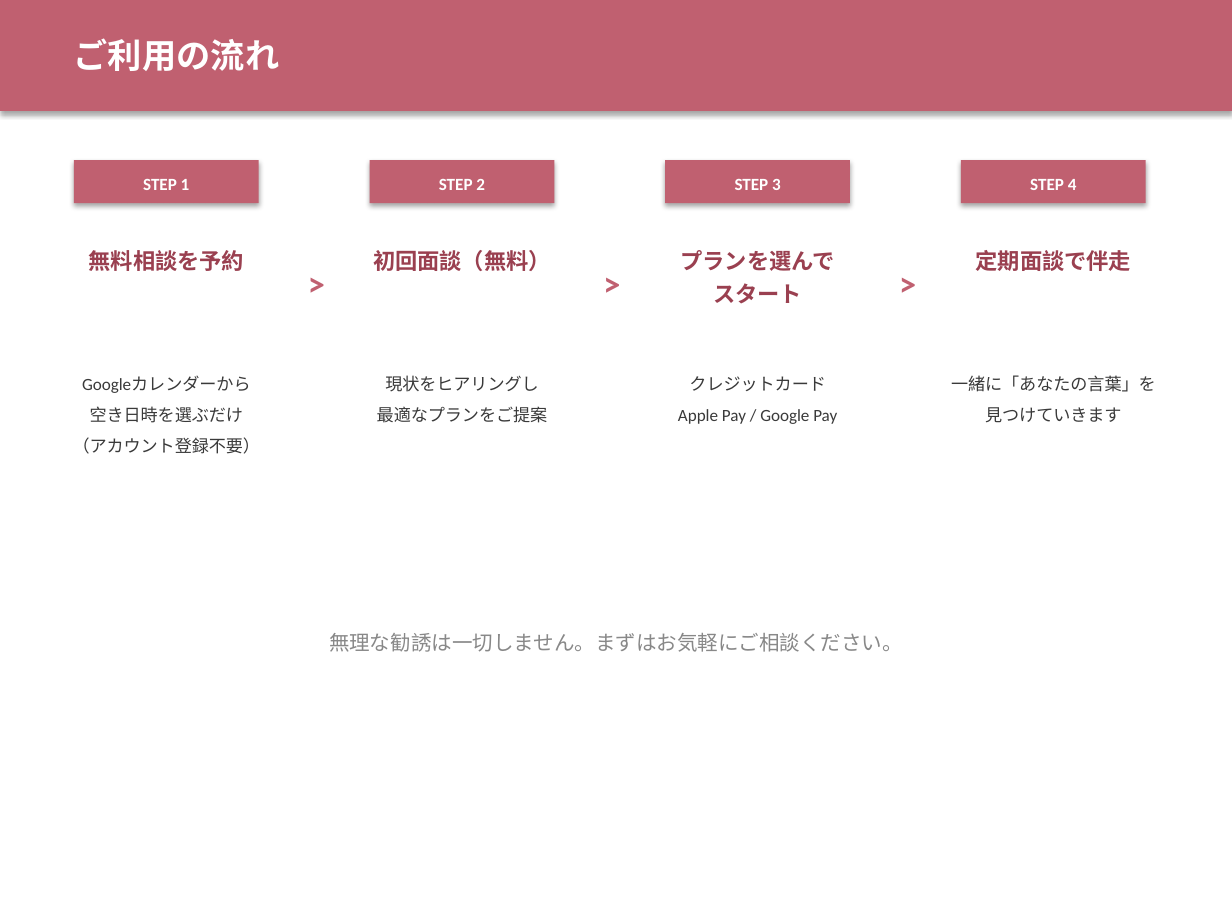
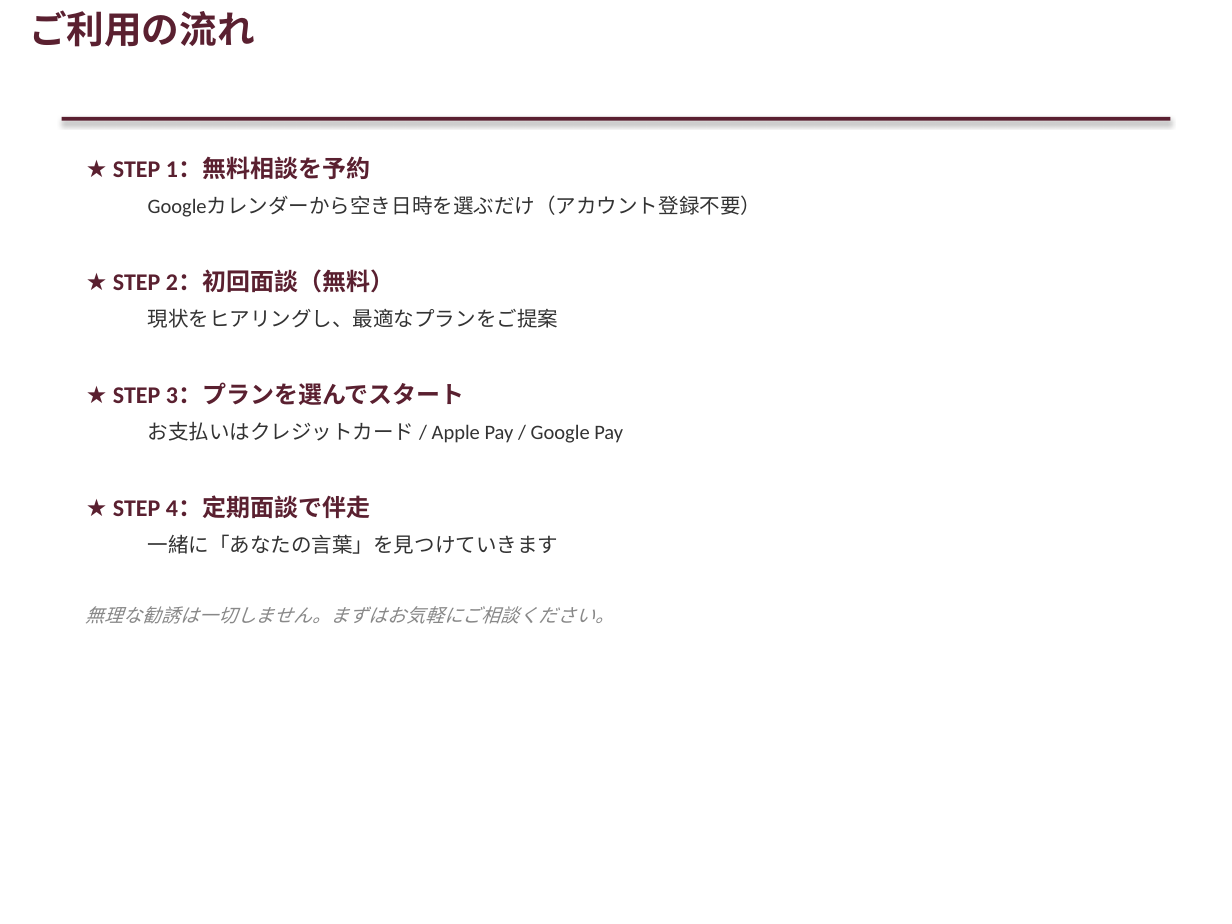
Before and after one commit to mai-san447/hanasaku-career, a slide deck: slide 9 of docs/hanasaku_service_overview.pptx. Drawn at 1232x924 pixels with LibreOffice and Linux fonts; fonts in the diff are those of the drawing. Boxes give left, top, right and bottom in pixels: in the first picture for what was removed or moved away, otherwise in the second. Text is boxed around its words. In the diff, an @@ line names an element or a change of style, - is before the commit and + after.

```diff
--- a/docs/hanasaku_service_overview.pptx
+++ b/docs/hanasaku_service_overview.pptx
@@ text "ご利用の流れ": place and size @@
-text "ご利用の流れ" at bbox=[74, 38, 280, 71]
+text "ご利用の流れ" at bbox=[29, 10, 255, 47]
@@ text "ご利用の流れ" at bbox=[29, 10, 255, 47]: size 20 to 22 pt, text colour #FFFFFF to #5A2030; line spacing 30pt to 1 @@
@@ rectangle: place and size @@
-rectangle at bbox=[0, 0, 1232, 111]
+rectangle at bbox=[62, 117, 1170, 121]
@@ rectangle at bbox=[62, 117, 1170, 121]: fill #C06070 to #5A2030 @@
@@ rectangle removed at bbox=[74, 160, 259, 203] @@
@@ text added at bbox=[86, 156, 762, 624], 12 pt, text #333333 @@
+★ STEP 1：無料相談を予約
+  Googleカレンダーから空き日時を選ぶだけ（アカウント登録不要）
+★ STEP 2：初回面談（無料）
+  現状をヒアリングし、最適なプランをご提案
+★ STEP 3：プランを選んでスタート
+  お支払いはクレジットカード / Apple Pay / Google Pay
+★ STEP 4：定期面談で伴走
+  一緒に「あなたの言葉」を見つけていきます
+無理な勧誘は一切しません。まずはお気軽にご相談ください。
@@ text removed at bbox=[143, 179, 190, 190] @@
-STEP 1
@@ rectangle removed at bbox=[370, 160, 554, 203] @@
@@ text removed at bbox=[439, 179, 485, 190] @@
-STEP 2
@@ rectangle removed at bbox=[665, 160, 850, 203] @@
@@ text removed at bbox=[735, 179, 781, 190] @@
-STEP 3
@@ rectangle removed at bbox=[961, 160, 1146, 203] @@
@@ text removed at bbox=[1030, 179, 1077, 190] @@
-STEP 4
@@ text removed at bbox=[89, 250, 244, 271] @@
-無料相談を予約
@@ text removed at bbox=[296, 246, 333, 320] @@
->
@@ text removed at bbox=[373, 250, 551, 271] @@
-初回面談（無料）
@@ text removed at bbox=[591, 246, 628, 320] @@
->
@@ text removed at bbox=[681, 250, 835, 304] @@
-プランを選んで
-スタート
@@ text removed at bbox=[887, 246, 924, 320] @@
->
@@ text removed at bbox=[976, 250, 1131, 271] @@
-定期面談で伴走
@@ text removed at bbox=[73, 376, 261, 454] @@
-Googleカレンダーから
-空き日時を選ぶだけ
-（アカウント登録不要）
@@ text removed at bbox=[377, 375, 547, 423] @@
-現状をヒアリングし
-最適なプランをご提案
@@ text removed at bbox=[678, 376, 837, 424] @@
-クレジットカード
-Apple Pay / Google Pay
@@ text removed at bbox=[951, 375, 1156, 423] @@
-一緒に「あなたの言葉」を
-見つけていきます
@@ text removed at bbox=[329, 633, 903, 652] @@
-無理な勧誘は一切しません。まずはお気軽にご相談ください。
```
Also in this commit, not shown: 9 other slides changed, 1 other file.
